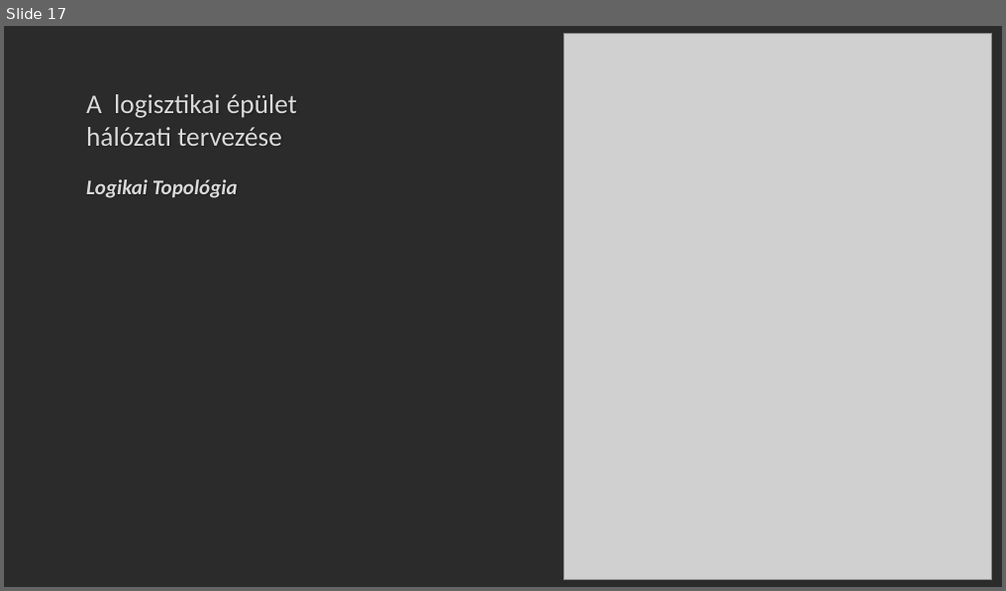
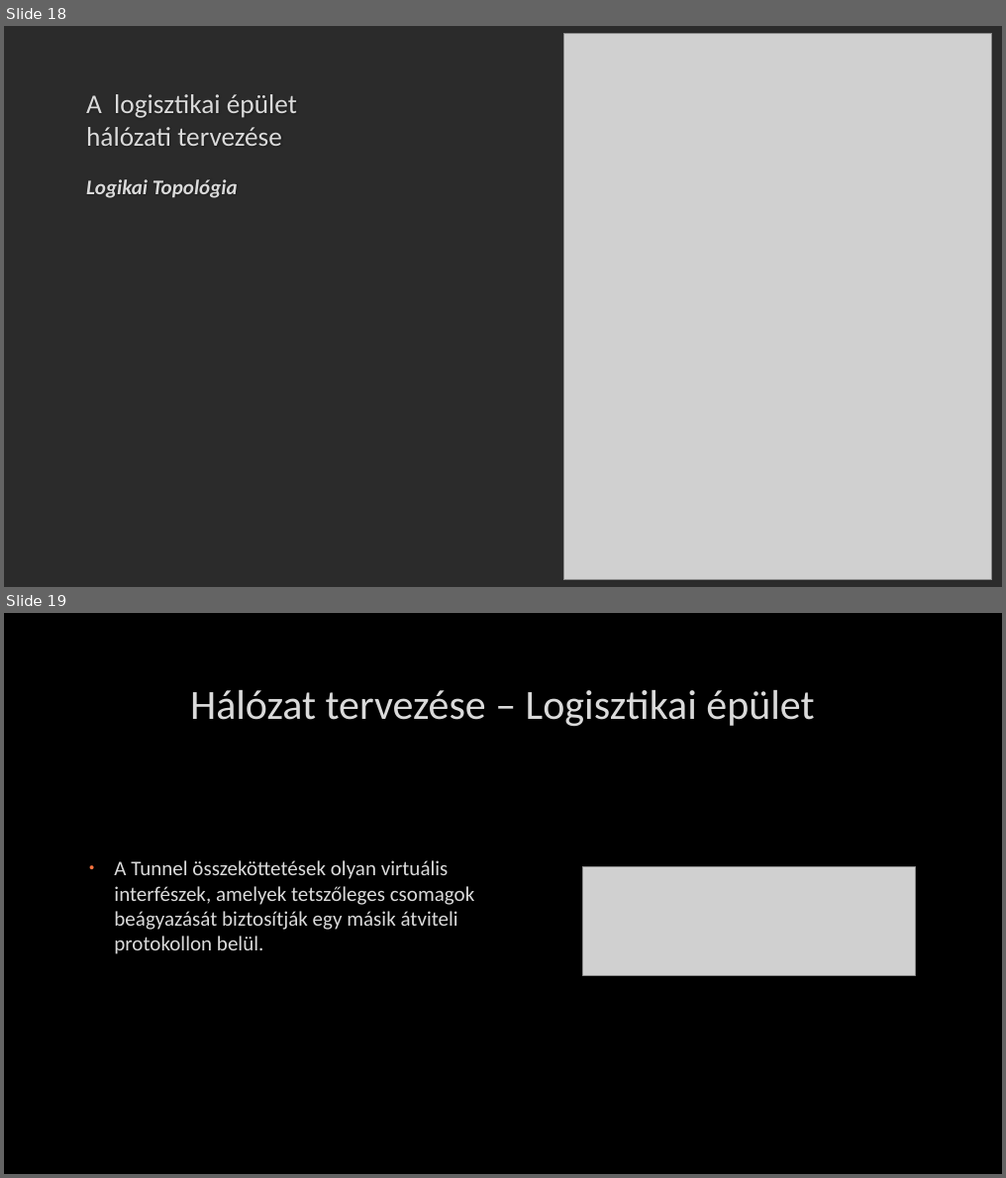
Before and after one commit to lacikartik88/IKT-projektmunka-II, a slide deck: Védéshez.pptx. Shown one above the other, each under a label of ours: slide 17 before the commit, slides 18 and 19 after it. The pictures are 1006x591 and 1006x1178 pixels, drawn with LibreOffice and Linux fonts; fonts in the diff are those of the drawing; grey boxes stand for pictures; background and template pictures are left out; a plain dark background stands for a picture behind light text. Boxes give left, top, right and bottom in pixels: in the first picture for what was removed or moved away, otherwise in the second. Text is boxed around its words. In the diff, an @@ line names an element or a change of style, - is before the commit and + after.

```diff
--- a/Védéshez.pptx
+++ b/Védéshez.pptx
@@ slide 19 added at <box>4,613,1002,1174</box>, background picture (left out) @@
@@ title added at <box>190,690,814,727</box>, 40 pt, text #DADADA @@
+Hálózat tervezése – Logisztikai épület
@@ text added at <box>114,861,474,955</box>, 20 pt, text #DADADA @@
+• A Tunnel összeköttetések olyan virtuális interfészek, amelyek tetszőleges csomagok beágyazását biztosítják egy másik átviteli protokollon belül.
@@ picture added at <box>583,866,916,975</box> @@
@@ what was slide 17 is now slide 18 @@
```
Also in this commit, not shown: 1 slide changed, 2 other slides added, 1 slide removed.
